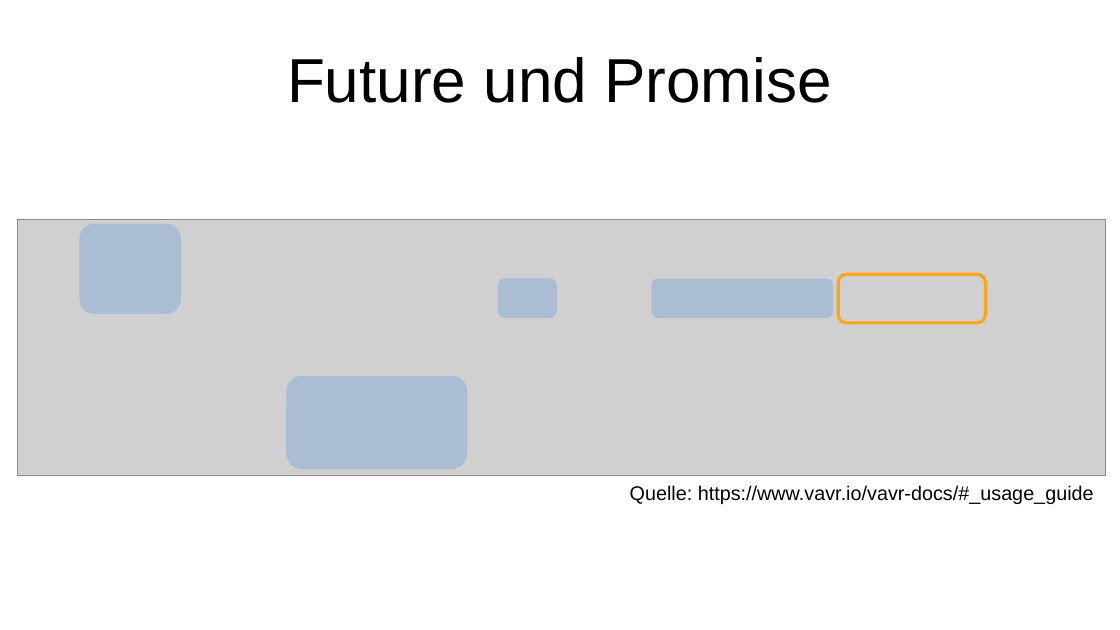
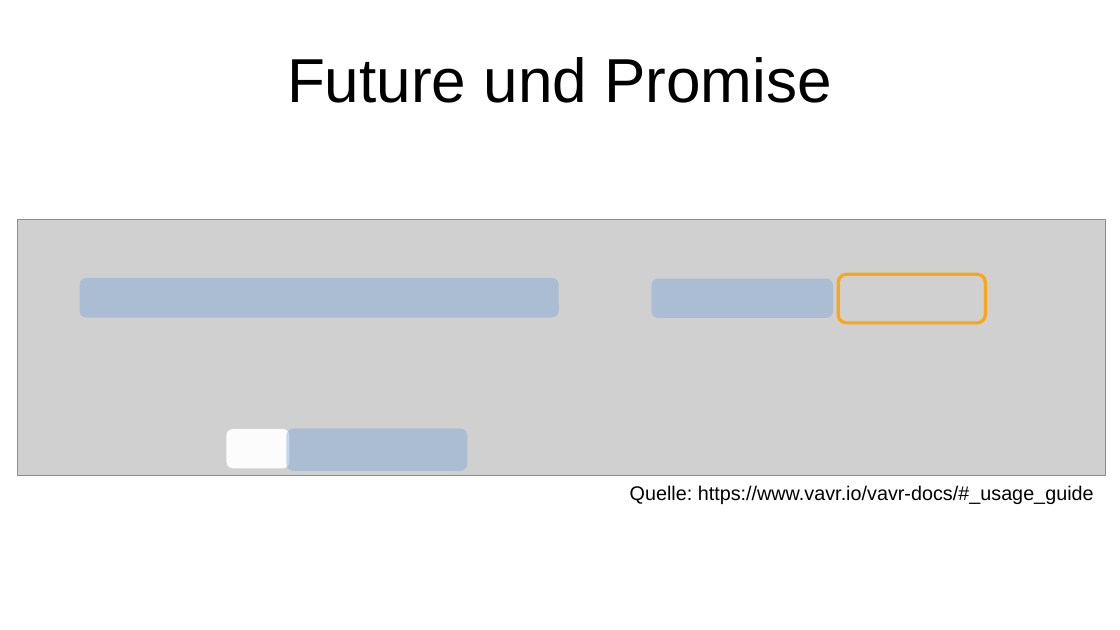
Before and after one commit to p3et/vavr-demo, a slide deck: slide 31 of coffee talk.odp (slide 23 before the commit). Drawn at 1120x630 pixels with LibreOffice and Linux fonts; fonts in the diff are those of the drawing; grey boxes stand for pictures. Boxes give left, top, right and bottom in pixels: in the first picture for what was removed or moved away, otherwise in the second. Text is boxed around its words. In the diff, an @@ line names an element or a change of style, - is before the commit and + after.

```diff
--- a/coffee talk.odp
+++ b/coffee talk.odp
@@ rounded rectangle removed at bbox=[79, 224, 181, 314] @@
@@ rounded rectangle added at bbox=[79, 278, 559, 318], fill #7DA7D8 at 44% opacity @@
@@ rounded rectangle removed at bbox=[498, 278, 557, 318] @@
@@ rounded rectangle added at bbox=[227, 429, 290, 469], fill #FFFFFF at 94% opacity @@
@@ rounded rectangle: place and size @@
-rounded rectangle at bbox=[287, 376, 468, 470]
+rounded rectangle at bbox=[287, 429, 468, 472]
```
Also in this commit, not shown: 9 other slides changed, 13 slides added, 1 other file.
